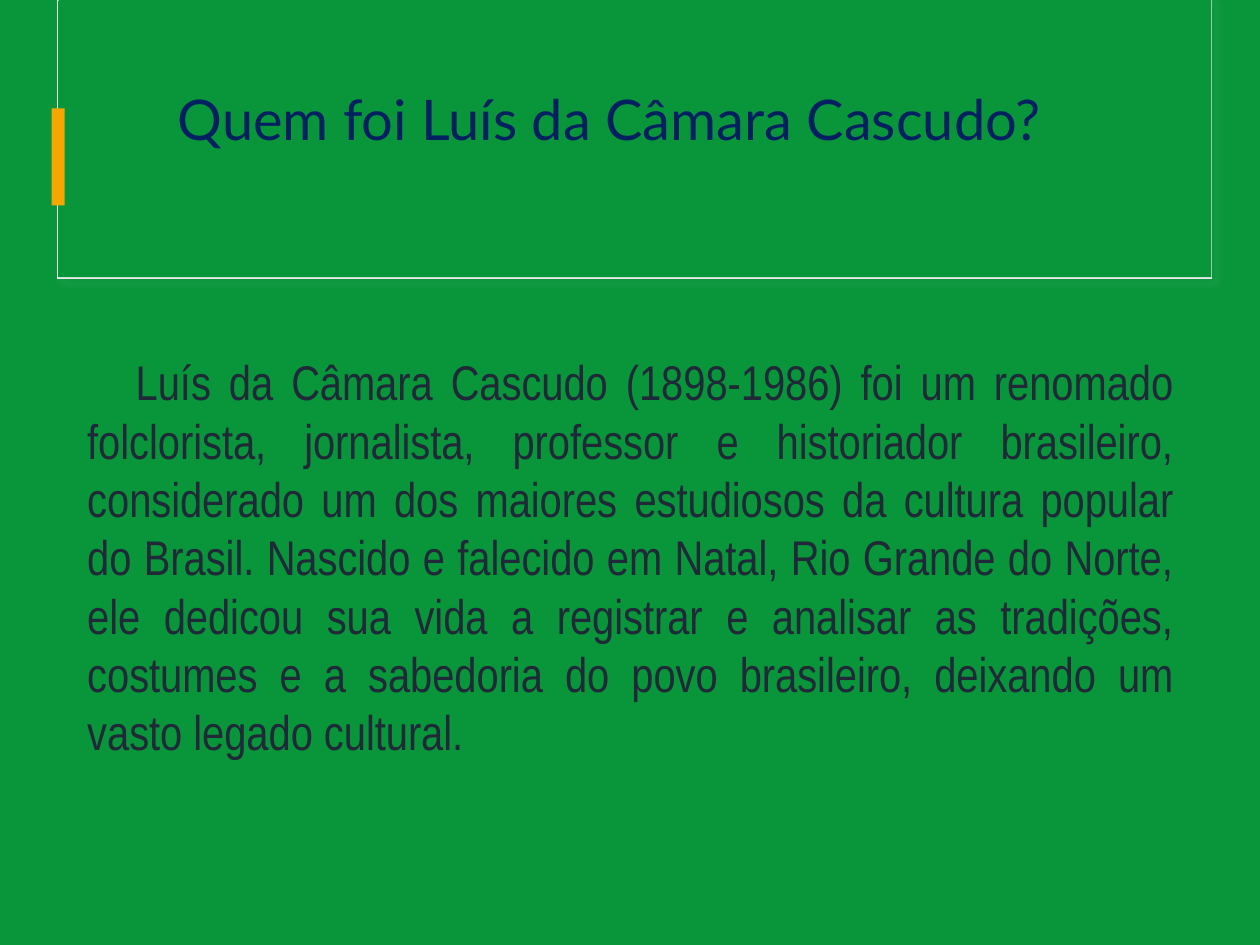
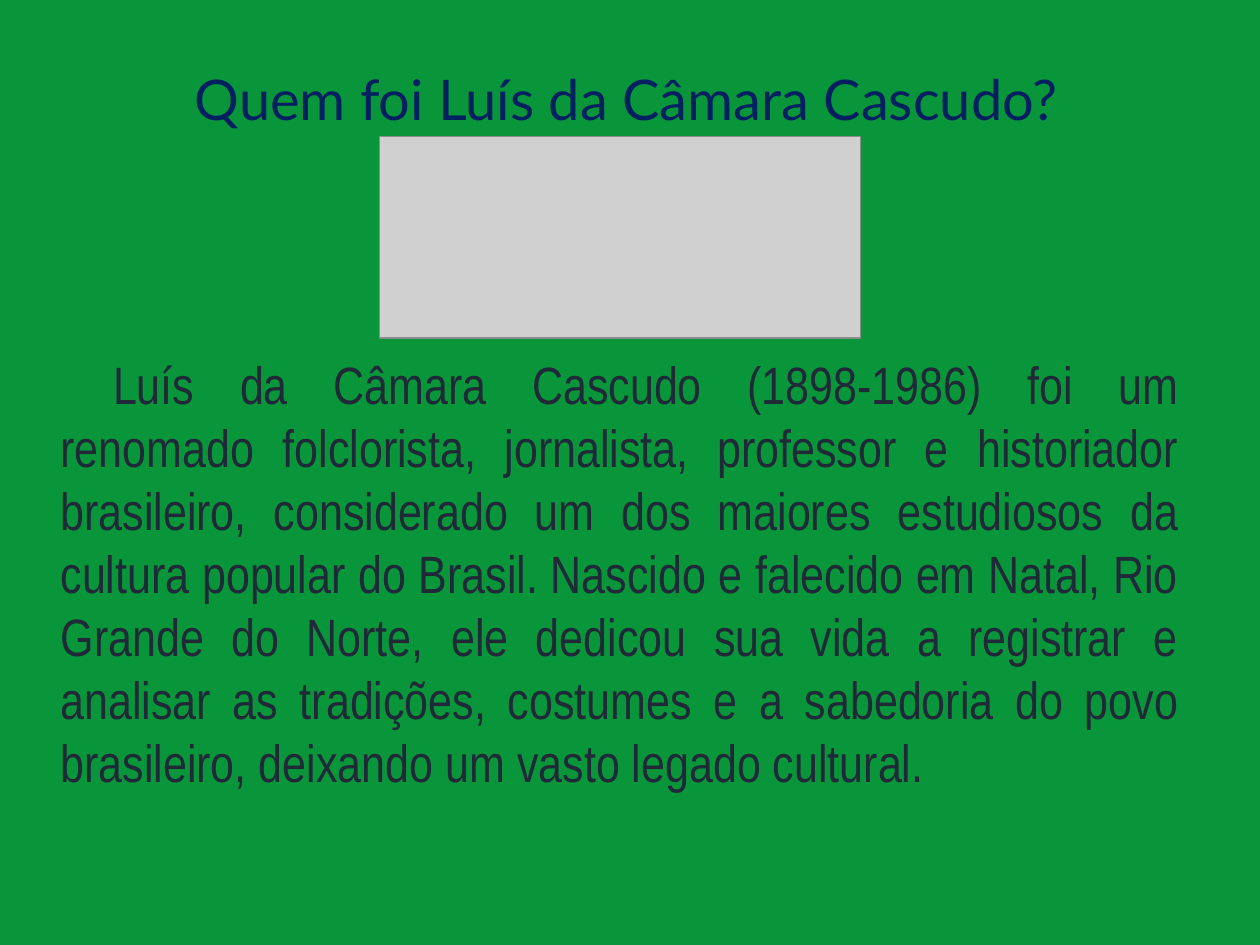
Before and after one commit to Rafael-Silva-Natal/IFRN_apresentacoes, a slide deck: slide 2 of Downloads/Seminario_Interativo_Cascudo.pptx. Drawn at 1260x945 pixels with LibreOffice and Linux fonts; fonts in the diff are those of the drawing; grey boxes stand for pictures. Boxes give left, top, right and bottom in pixels: in the first picture for what was removed or moved away, otherwise in the second. Text is boxed around its words. In the diff, an @@ line names an element or a change of style, - is before the commit and + after.

Commit message:
commit CascudoDownloads

```diff
--- a/Downloads/Seminario_Interativo_Cascudo.pptx
+++ b/Downloads/Seminario_Interativo_Cascudo.pptx
@@ rectangle removed at (x1=58, y1=0, x2=1212, y2=278) @@
@@ rectangle removed at (x1=59, y1=0, x2=1212, y2=277) @@
@@ title "Quem foi Luís da Câmara ..." moved from (x1=178, y1=99, x2=1041, y2=148) to (x1=195, y1=79, x2=1058, y2=128) @@
@@ rectangle removed at (x1=52, y1=108, x2=64, y2=205) @@
@@ picture added at (x1=379, y1=137, x2=861, y2=339) @@
@@ text "Luís da Câmara Cascudo (1898-1986) ..." moved from (x1=87, y1=364, x2=1174, y2=760) to (x1=61, y1=365, x2=1178, y2=792) @@
@@ text "Luís da Câmara Cascudo (1898-1986) ..." at (x1=61, y1=365, x2=1178, y2=792): size 27.8 to 30 pt @@
```
Also in this commit, not shown: 10 other slides changed, 1 slide added, 2 other files.
